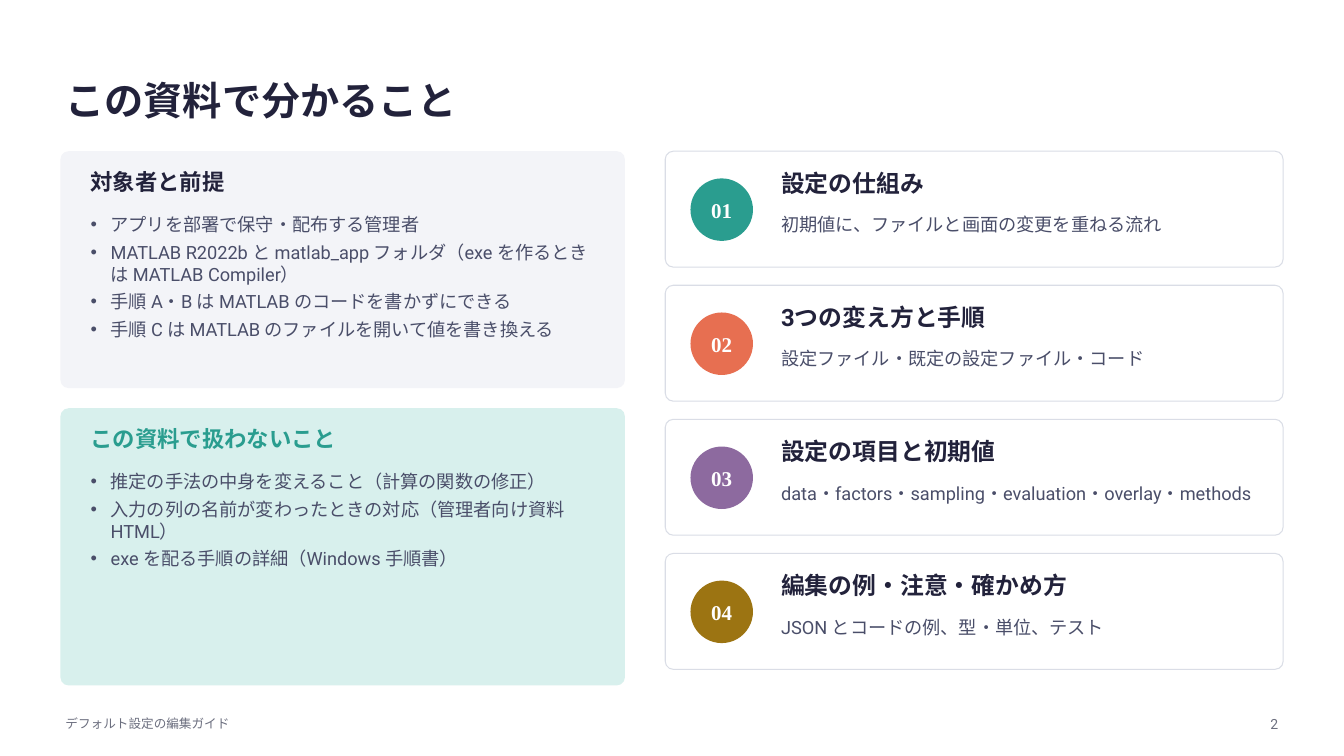
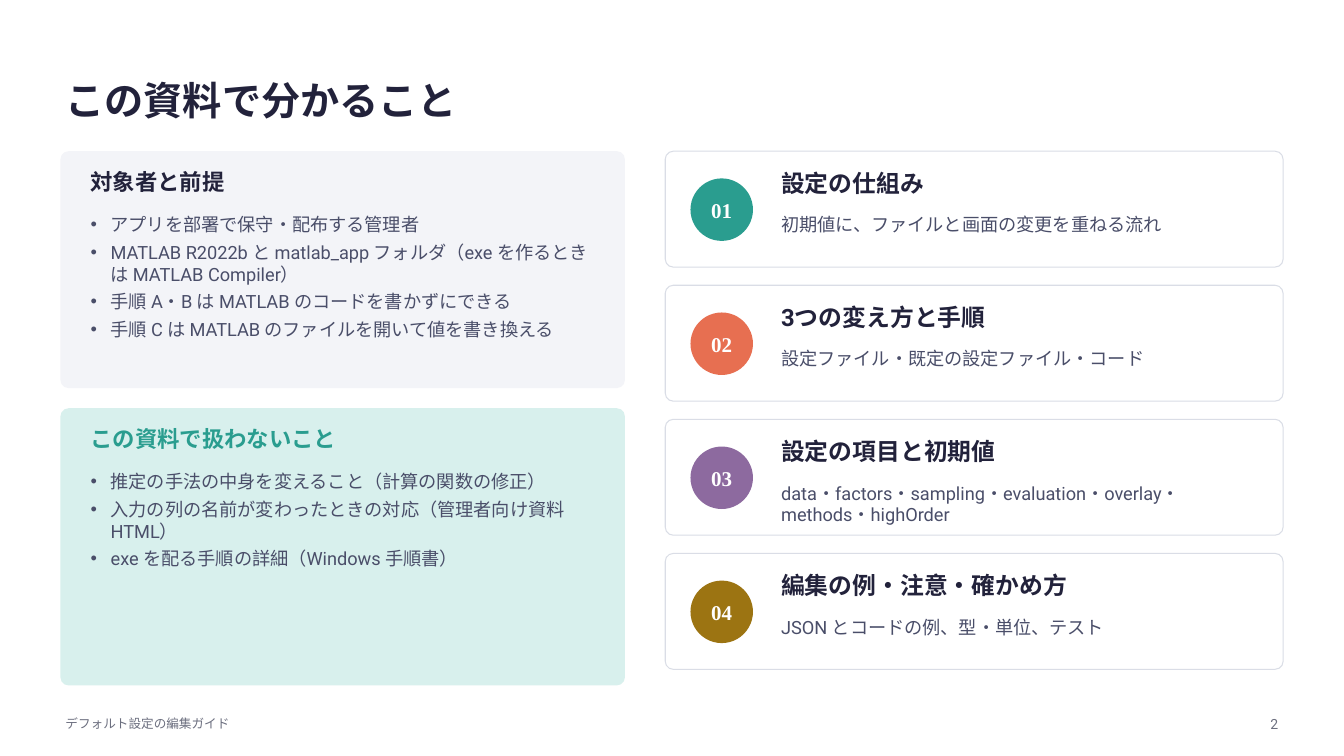
Before and after one commit to rsakamoto-0824/alignment-estimation-benchmark, a slide deck: slide 2 of matlab_app/docs/defaults_guide/デフォルト設定の編集ガイド.pptx. Drawn at 1344x756 pixels with LibreOffice and Linux fonts; fonts in the diff are those of the drawing. Boxes give left, top, right and bottom in pixels: in the first picture for what was removed or moved away, otherwise in the second. Text is boxed around its words. In the diff, an @@ line names an element or a change of style, - is before the commit and + after.

```diff
--- a/matlab_app/docs/defaults_guide/デフォルト設定の編集ガイド.pptx
+++ b/matlab_app/docs/defaults_guide/デフォルト設定の編集ガイド.pptx
@@ text at (781,486,1180,525): text changed @@
-data・factors・sampling・evaluation・overlay・methods
+data・factors・sampling・evaluation・overlay・methods・highOrder
```
Also in this commit, not shown: 7 other slides changed, 1 slide added, 42 other files.
